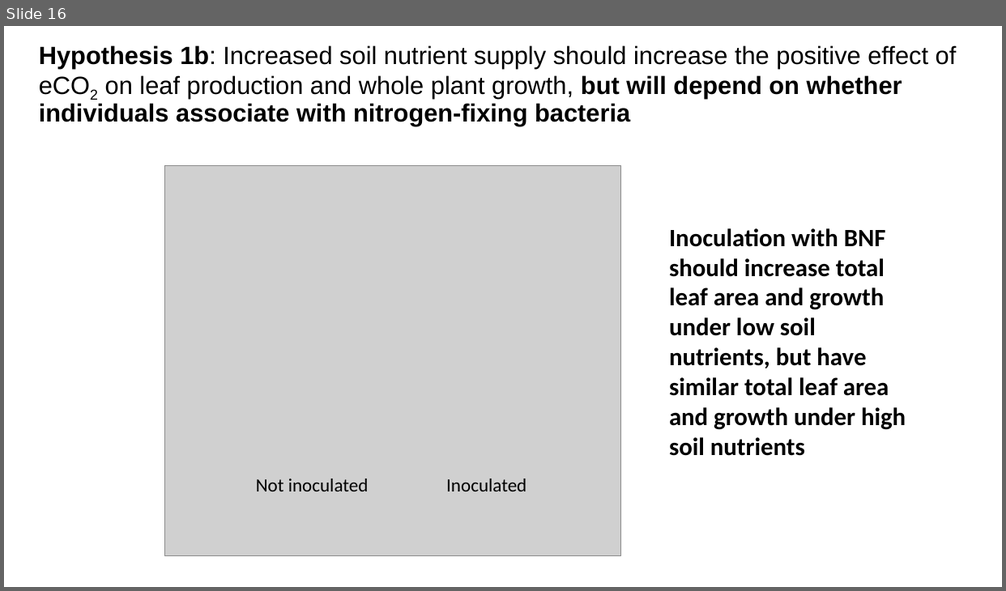
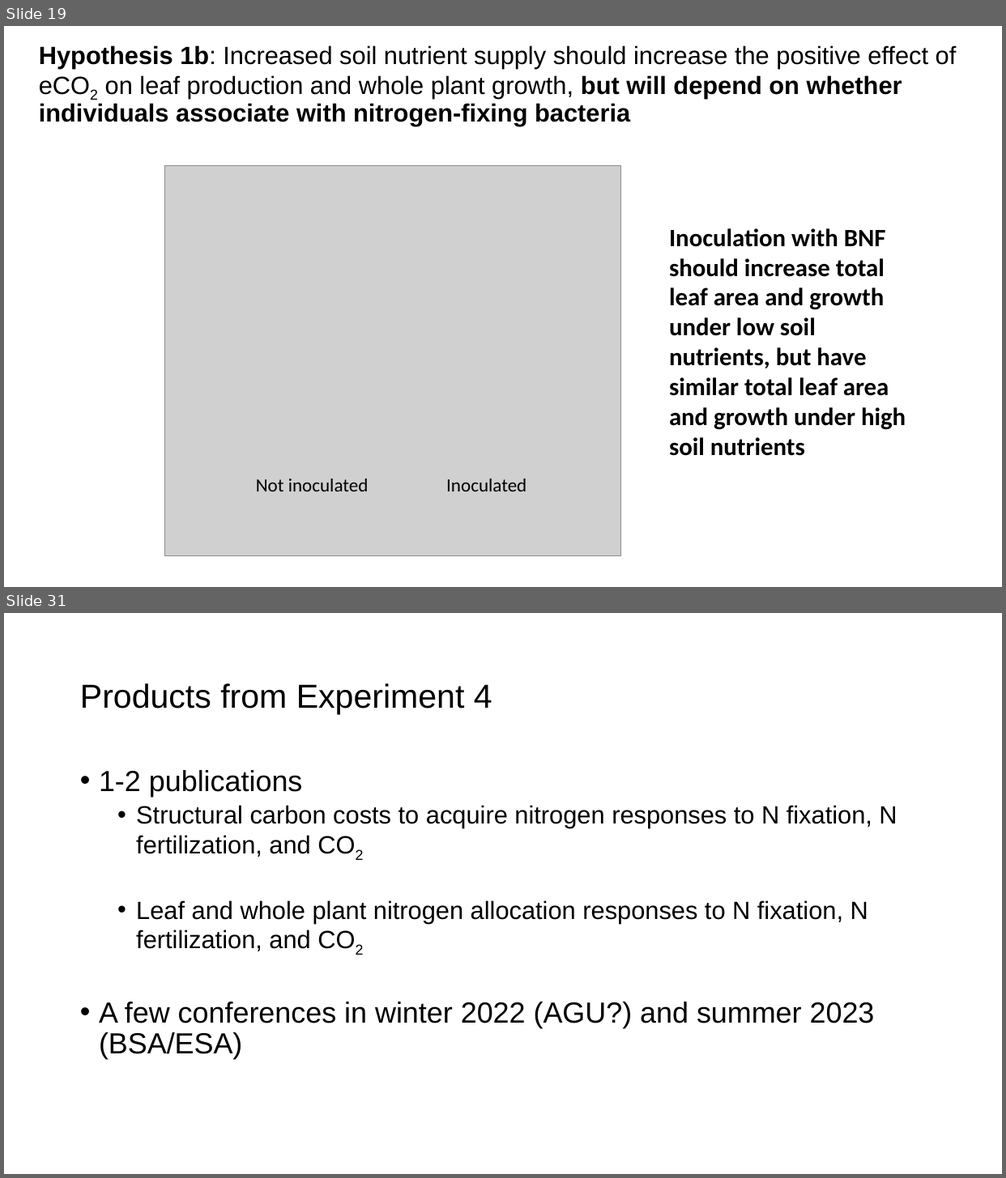
Before and after one commit to eaperkowski/conferences, a slide deck: lemontree_wg/Perkowski_2022_NxCO2.pptx. Shown one above the other, each under a label of ours: slide 16 before the commit, slides 19 and 31 after it; the slides between them are not shown. The pictures are 1006x591 and 1006x1178 pixels, drawn with LibreOffice and Linux fonts; fonts in the diff are those of the drawing; grey boxes stand for pictures. Boxes give left, top, right and bottom in pixels: in the first picture for what was removed or moved away, otherwise in the second. Text is boxed around its words. In the diff, an @@ line names an element or a change of style, - is before the commit and + after.

Commit message:
add all recent updates to conferences repo

```diff
--- a/lemontree_wg/Perkowski_2022_NxCO2.pptx
+++ b/lemontree_wg/Perkowski_2022_NxCO2.pptx
@@ slide 31 added at [4,613,1002,1174], background #FFFFFF @@
@@ title added at [80,683,492,714], 32 pt, text #000000 @@
+Products from Experiment 4
@@ text added at [99,770,897,1059], 24 pt, text #000000 @@
+• 1-2 publications
+  • Structural carbon costs to acquire nitrogen responses to N fixation, N fertilization, and CO2
+  • Leaf and whole plant nitrogen allocation responses to N fixation, N fertilization, and CO2
+• A few conferences in winter 2022 (AGU?) and summer 2023 (BSA/ESA)
@@ what was slide 16 is now slide 19 @@
```
Also in this commit, not shown: 21 slides changed, 5 other slides added, 1 slide removed, 2 other files.
